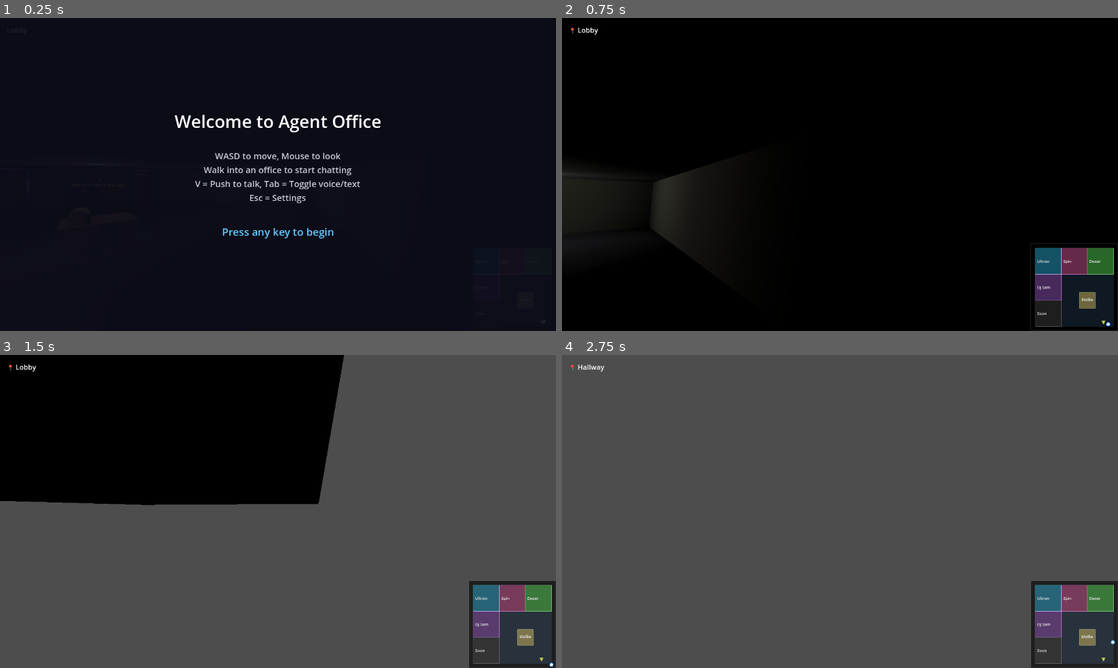
Above: before the commit, frames 1-4 (two rows, left to right).
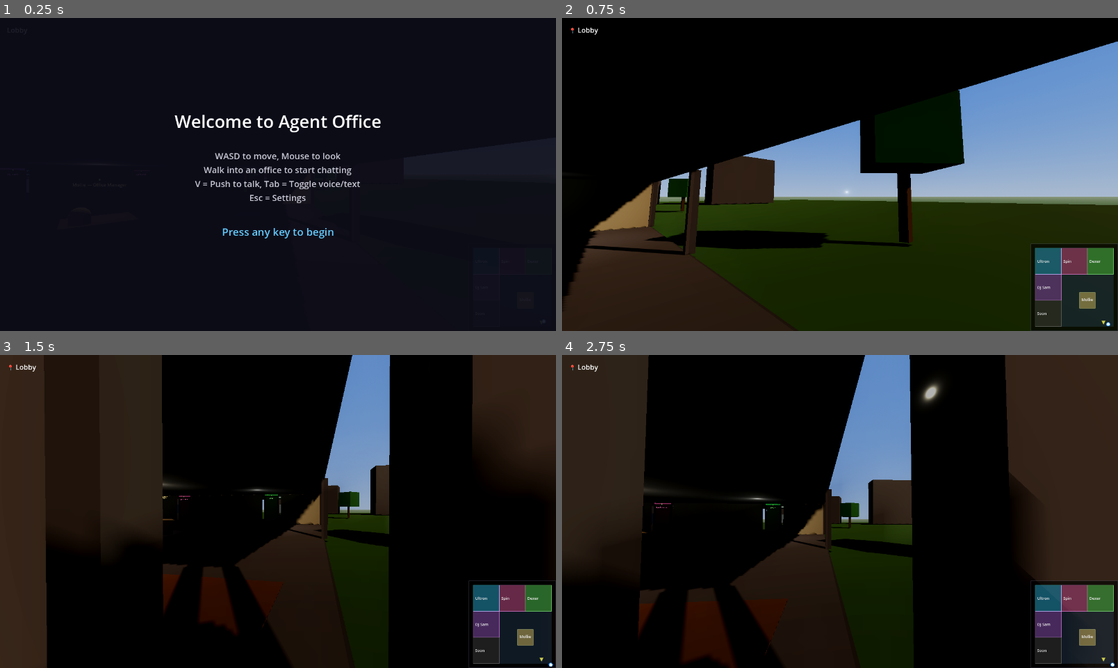
Above: after the commit, the same moments.

Repository: ultron02012026-agent/agent-office
Game: Godot game, scene res://scenes/main.tscn
Same seed, same stepped clock (60 frames per second), same inputs: the game is played once before the commit and once after it. Sound files missing from this copy of the repository are replaced by a short silence.
Inputs (mouse positions are in pixels of both pictures, inside the frame that each line leads up to):
- Up to frame 1 (0.25 s): no input
- Up to frame 2 (0.75 s): tap Enter at 0.5 s; move the mouse to (962, 158) at 0.52 s; hold D (move_right) from 0.53 s (still down); click (962, 158) at 0.67 s
- Up to frame 3 (1.5 s): move the mouse to (250, 511) at 1.27 s; release D (move_right) at 1.28 s; hold W (move_forward) from 1.28 s (still down)
- Up to frame 4 (2.75 s): keep holding W (move_forward); move the mouse to (851, 505) at 2.02 s

The runs differ from the first frame. In frame 2, 54% of the frame differs, in the area x 0-100%, y 7-100%; in frame 3, 83%; in frame 4, 96%, in the area x 0-100%, y 0-100%.

Commit message:
Add glass walls, sky environment, outdoor terrain with mountains and trees
- Exterior walls replaced with semi-transparent glass (alpha 0.15, metallic, smooth)
- Structural pillars at room dividers and corners
- WorldEnvironment with ProceduralSky (blue sky, clouds), ACES tonemap, SSAO, subtle glow
- DirectionalLight as warm sunlight (energy 1.2)
- 200x200 grass ground plane outside building
- 4 snow-capped mountain silhouettes to the north
- 4 trees near the building for depth
- Indoor lights reduced (0.3 rooms, 0.08 ambient) — sky ambient handles base illumination

Diff:
--- a/scenes/main.tscn
+++ b/scenes/main.tscn
@@ -164,6 +164,57 @@
 emission = Color(0.4, 0.3, 0.1, 1)
 emission_energy_multiplier = 0.1
 
+; --- Glass & Outdoor materials ---
+[sub_resource type="StandardMaterial3D" id="glass_mat"]
+transparency = 1
+albedo_color = Color(0.7, 0.85, 1.0, 0.15)
+metallic = 0.3
+roughness = 0.05
+
+[sub_resource type="StandardMaterial3D" id="glass_pillar_mat"]
+albedo_color = Color(0.3, 0.3, 0.35, 1)
+
+[sub_resource type="StandardMaterial3D" id="grass_mat"]
+albedo_color = Color(0.25, 0.45, 0.2, 1)
+
+[sub_resource type="StandardMaterial3D" id="mountain_mat"]
+albedo_color = Color(0.35, 0.35, 0.4, 1)
+
+[sub_resource type="StandardMaterial3D" id="mountain_snow_mat"]
+albedo_color = Color(0.85, 0.88, 0.92, 1)
+
+[sub_resource type="StandardMaterial3D" id="tree_trunk_mat"]
+albedo_color = Color(0.35, 0.25, 0.15, 1)
+
+[sub_resource type="StandardMaterial3D" id="tree_foliage_mat"]
+albedo_color = Color(0.2, 0.5, 0.2, 1)
+
+; --- Sky & Environment ---
+[sub_resource type="ProceduralSkyMaterial" id="sky_material"]
+sky_top_color = Color(0.35, 0.55, 0.9, 1)
+sky_horizon_color = Color(0.65, 0.75, 0.9, 1)
+ground_bottom_color = Color(0.25, 0.35, 0.2, 1)
+ground_horizon_color = Color(0.55, 0.6, 0.5, 1)
+
+[sub_resource type="Sky" id="sky"]
+sky_material = SubResource("sky_material")
+
+[sub_resource type="Environment" id="environment"]
+background_mode = 2
+sky = SubResource("sky")
+tonemap_mode = 3
+tonemap_white = 6.0
+ssao_enabled = true
+ssao_radius = 2.0
+ssao_intensity = 1.5
+glow_enabled = true
+glow_intensity = 0.3
+glow_bloom = 0.1
+ambient_light_source = 1
+ambient_light_color = Color(0.7, 0.75, 0.85, 1)
+ambient_light_energy = 0.4
+reflected_light_source = 1
+
 ; ===== SHAPES =====
 [sub_resource type="BoxShape3D" id="room_shape"]
 size = Vector3(9, 4, 9)
@@ -198,33 +249,42 @@
 ; =============================================================================
 [node name="Main" type="Node3D"]
 
+; ===== WORLD ENVIRONMENT =====
+[node name="WorldEnvironment" type="WorldEnvironment" parent="."]
+environment = SubResource("environment")
+
 ; ===== LIGHTING =====
+; Sunlight — warm white, angled for natural shadows
 [node name="DirectionalLight3D" type="DirectionalLight3D" parent="."]
 transform = Transform3D(0.866, -0.25, 0.433, 0, 0.866, 0.5, -0.5, -0.433, 0.75, 0, 10, 0)
+light_color = Color(1, 0.97, 0.92, 1)
+light_energy = 1.2
 shadow_enabled = true
-
+shadow_bias = 0.03
+
+; Reduced indoor lights (sky ambient handles most illumination now)
 [node name="AmbientLight" type="OmniLight3D" parent="."]
 transform = Transform3D(1, 0, 0, 0, 1, 0, 0, 0, 1, 0, 2.5, 0)
 light_color = Color(0.8, 0.8, 0.85, 1)
-light_energy = 0.15
+light_energy = 0.08
 omni_range = 30
 
 [node name="LobbyLight1" type="OmniLight3D" parent="."]
 transform = Transform3D(1, 0, 0, 0, 1, 0, 0, 0, 1, 5, 2.8, 5)
 light_color = Color(1, 0.95, 0.9, 1)
-light_energy = 0.6
+light_energy = 0.35
 omni_range = 12
 
 [node name="LobbyLight2" type="OmniLight3D" parent="."]
 transform = Transform3D(1, 0, 0, 0, 1, 0, 0, 0, 1, 5, 2.8, 12)
 light_color = Color(1, 0.95, 0.9, 1)
-light_energy = 0.5
+light_energy = 0.3
 omni_range = 10
 
 [node name="LobbyLight3" type="OmniLight3D" parent="."]
 transform = Transform3D(1, 0, 0, 0, 1, 0, 0, 0, 1, 10, 2.8, 0)
 light_color = Color(0.9, 0.9, 0.85, 1)
-light_energy = 0.4
+light_energy = 0.25
 omni_range = 8
 
 ; ===== FLOOR =====
@@ -254,42 +314,221 @@
 material = SubResource("welcome_mat_mat")
 
 ; =============================================================================
-; EXTERIOR WALLS
-; =============================================================================
-; North wall (z=-15)
-[node name="Wall_North" type="CSGBox3D" parent="."]
+; OUTDOOR ENVIRONMENT
+; =============================================================================
+; Ground plane (grass)
+[node name="OutdoorGround" type="CSGBox3D" parent="."]
+transform = Transform3D(1, 0, 0, 0, 1, 0, 0, 0, 1, 0, -0.2, 0)
+use_collision = true
+size = Vector3(200, 0.1, 200)
+material = SubResource("grass_mat")
+
+; --- Mountains (distant silhouettes, north-west) ---
+[node name="Mountain1" type="CSGBox3D" parent="."]
+transform = Transform3D(0.95, 0, 0.31, 0, 1, 0, -0.31, 0, 0.95, -40, 8, -60)
+size = Vector3(20, 16, 8)
+material = SubResource("mountain_mat")
+
+[node name="Mountain1_Snow" type="CSGBox3D" parent="."]
+transform = Transform3D(0.95, 0, 0.31, 0, 1, 0, -0.31, 0, 0.95, -40, 14, -60)
+size = Vector3(14, 4, 6)
+material = SubResource("mountain_snow_mat")
+
+[node name="Mountain2" type="CSGBox3D" parent="."]
+transform = Transform3D(1, 0, 0, 0, 1, 0, 0, 0, 1, -20, 6, -55)
+size = Vector3(15, 12, 6)
+material = SubResource("mountain_mat")
+
+[node name="Mountain2_Snow" type="CSGBox3D" parent="."]
+transform = Transform3D(1, 0, 0, 0, 1, 0, 0, 0, 1, -20, 11, -55)
+size = Vector3(10, 3, 5)
+material = SubResource("mountain_snow_mat")
+
+[node name="Mountain3" type="CSGBox3D" parent="."]
+transform = Transform3D(0.98, 0, -0.2, 0, 1, 0, 0.2, 0, 0.98, 10, 5, -65)
+size = Vector3(25, 10, 7)
+material = SubResource("mountain_mat")
+
+[node name="Mountain3_Snow" type="CSGBox3D" parent="."]
+transform = Transform3D(0.98, 0, -0.2, 0, 1, 0, 0.2, 0, 0.98, 10, 9, -65)
+size = Vector3(18, 3, 5)
+material = SubResource("mountain_snow_mat")
+
+[node name="Mountain4" type="CSGBox3D" parent="."]
+transform = Transform3D(1, 0, 0, 0, 1, 0, 0, 0, 1, 40, 7, -50)
+size = Vector3(18, 14, 6)
+material = SubResource("mountain_mat")
+
+[node name="Mountain4_Snow" type="CSGBox3D" parent="."]
+transform = Transform3D(1, 0, 0, 0, 1, 0, 0, 0, 1, 40, 12, -50)
+size = Vector3(12, 4, 5)
+material = SubResource("mountain_snow_mat")
+
+; --- Trees (a few near the building) ---
+[node name="Tree1_Trunk" type="CSGBox3D" parent="."]
+transform = Transform3D(1, 0, 0, 0, 1, 0, 0, 0, 1, -22, 1.5, -20)
+size = Vector3(0.4, 3, 0.4)
+material = SubResource("tree_trunk_mat")
+
+[node name="Tree1_Foliage" type="CSGBox3D" parent="."]
+transform = Transform3D(0.707, 0, 0.707, 0, 1, 0, -0.707, 0, 0.707, -22, 4, -20)
+size = Vector3(3, 3, 3)
+material = SubResource("tree_foliage_mat")
+
+[node name="Tree2_Trunk" type="CSGBox3D" parent="."]
+transform = Transform3D(1, 0, 0, 0, 1, 0, 0, 0, 1, 20, 1.2, -22)
+size = Vector3(0.35, 2.4, 0.35)
+material = SubResource("tree_trunk_mat")
+
+[node name="Tree2_Foliage" type="CSGBox3D" parent="."]
+transform = Transform3D(0.707, 0, 0.707, 0, 1, 0, -0.707, 0, 0.707, 20, 3.2, -22)
+size = Vector3(2.5, 2.5, 2.5)
+material = SubResource("tree_foliage_mat")
+
+[node name="Tree3_Trunk" type="CSGBox3D" parent="."]
+transform = Transform3D(1, 0, 0, 0, 1, 0, 0, 0, 1, 22, 1.8, 10)
+size = Vector3(0.45, 3.6, 0.45)
+material = SubResource("tree_trunk_mat")
+
+[node name="Tree3_Foliage" type="CSGBox3D" parent="."]
+transform = Transform3D(0.707, 0, 0.707, 0, 1, 0, -0.707, 0, 0.707, 22, 4.8, 10)
+size = Vector3(3.5, 3, 3.5)
+material = SubResource("tree_foliage_mat")
+
+[node name="Tree4_Trunk" type="CSGBox3D" parent="."]
+transform = Transform3D(1, 0, 0, 0, 1, 0, 0, 0, 1, -20, 1.0, 18)
+size = Vector3(0.3, 2.0, 0.3)
+material = SubResource("tree_trunk_mat")
+
+[node name="Tree4_Foliage" type="CSGBox3D" parent="."]
+transform = Transform3D(0.707, 0, 0.707, 0, 1, 0, -0.707, 0, 0.707, -20, 3.0, 18)
+size = Vector3(2, 2, 2)
+material = SubResource("tree_foliage_mat")
+
+; =============================================================================
+; EXTERIOR WALLS — GLASS WITH STRUCTURAL PILLARS
+; =============================================================================
+; --- North wall (z=-15): glass panels between pillars ---
+[node name="Wall_North_Glass" type="CSGBox3D" parent="."]
 transform = Transform3D(1, 0, 0, 0, 1, 0, 0, 0, 1, 0, 1.5, -15)
 use_collision = true
-size = Vector3(30, 3, 0.2)
-material = SubResource("wall_mat")
-
-; South wall (z=15) — left segment (with entrance gap at x=10 to 14)
-[node name="Wall_South_L" type="CSGBox3D" parent="."]
+size = Vector3(30, 3, 0.1)
+material = SubResource("glass_mat")
+
+; North wall pillars (every 10 units at room dividers + corners)
+[node name="Pillar_N1" type="CSGBox3D" parent="."]
+transform = Transform3D(1, 0, 0, 0, 1, 0, 0, 0, 1, -15, 1.5, -15)
+use_collision = true
+size = Vector3(0.3, 3, 0.3)
+material = SubResource("glass_pillar_mat")
+
+[node name="Pillar_N2" type="CSGBox3D" parent="."]
+transform = Transform3D(1, 0, 0, 0, 1, 0, 0, 0, 1, -5, 1.5, -15)
+use_collision = true
+size = Vector3(0.3, 3, 0.3)
+material = SubResource("glass_pillar_mat")
+
+[node name="Pillar_N3" type="CSGBox3D" parent="."]
+transform = Transform3D(1, 0, 0, 0, 1, 0, 0, 0, 1, 5, 1.5, -15)
+use_collision = true
+size = Vector3(0.3, 3, 0.3)
+material = SubResource("glass_pillar_mat")
+
+[node name="Pillar_N4" type="CSGBox3D" parent="."]
+transform = Transform3D(1, 0, 0, 0, 1, 0, 0, 0, 1, 15, 1.5, -15)
+use_collision = true
+size = Vector3(0.3, 3, 0.3)
+material = SubResource("glass_pillar_mat")
+
+; --- South wall (z=15): glass with entrance gap (x=10 to 14) ---
+[node name="Wall_South_Glass_L" type="CSGBox3D" parent="."]
 transform = Transform3D(1, 0, 0, 0, 1, 0, 0, 0, 1, -2.5, 1.5, 15)
 use_collision = true
-size = Vector3(25, 3, 0.2)
-material = SubResource("wall_mat")
-
-; South wall — right segment (past entrance)
-[node name="Wall_South_R" type="CSGBox3D" parent="."]
+size = Vector3(25, 3, 0.1)
+material = SubResource("glass_mat")
+
+[node name="Wall_South_Glass_R" type="CSGBox3D" parent="."]
 transform = Transform3D(1, 0, 0, 0, 1, 0, 0, 0, 1, 14.5, 1.5, 15)
 use_collision = true
-size = Vector3(1, 3, 0.2)
-material = SubResource("wall_mat")
-
-; West wall (x=-15)
-[node name="Wall_West" type="CSGBox3D" parent="."]
+size = Vector3(1, 3, 0.1)
+material = SubResource("glass_mat")
+
+; South wall pillars
+[node name="Pillar_S1" type="CSGBox3D" parent="."]
+transform = Transform3D(1, 0, 0, 0, 1, 0, 0, 0, 1, -15, 1.5, 15)
+use_collision = true
+size = Vector3(0.3, 3, 0.3)
+material = SubResource("glass_pillar_mat")
+
+[node name="Pillar_S2" type="CSGBox3D" parent="."]
+transform = Transform3D(1, 0, 0, 0, 1, 0, 0, 0, 1, -5, 1.5, 15)
+use_collision = true
+size = Vector3(0.3, 3, 0.3)
+material = SubResource("glass_pillar_mat")
+
+[node name="Pillar_S3" type="CSGBox3D" parent="."]
+transform = Transform3D(1, 0, 0, 0, 1, 0, 0, 0, 1, 5, 1.5, 15)
+use_collision = true
+size = Vector3(0.3, 3, 0.3)
+material = SubResource("glass_pillar_mat")
+
+[node name="Pillar_S4" type="CSGBox3D" parent="."]
+transform = Transform3D(1, 0, 0, 0, 1, 0, 0, 0, 1, 10, 1.5, 15)
+use_collision = true
+size = Vector3(0.3, 3, 0.3)
+material = SubResource("glass_pillar_mat")
+
+[node name="Pillar_S5" type="CSGBox3D" parent="."]
+transform = Transform3D(1, 0, 0, 0, 1, 0, 0, 0, 1, 14, 1.5, 15)
+use_collision = true
+size = Vector3(0.3, 3, 0.3)
+material = SubResource("glass_pillar_mat")
+
+[node name="Pillar_S6" type="CSGBox3D" parent="."]
+transform = Transform3D(1, 0, 0, 0, 1, 0, 0, 0, 1, 15, 1.5, 15)
+use_collision = true
+size = Vector3(0.3, 3, 0.3)
+material = SubResource("glass_pillar_mat")
+
+; --- West wall (x=-15): glass panels ---
+[node name="Wall_West_Glass" type="CSGBox3D" parent="."]
 transform = Transform3D(1, 0, 0, 0, 1, 0, 0, 0, 1, -15, 1.5, 0)
 use_collision = true
-size = Vector3(0.2, 3, 30)
-material = SubResource("wall_mat")
-
-; East wall (x=15)
-[node name="Wall_East" type="CSGBox3D" parent="."]
+size = Vector3(0.1, 3, 30)
+material = SubResource("glass_mat")
+
+; West wall pillars
+[node name="Pillar_W1" type="CSGBox3D" parent="."]
+transform = Transform3D(1, 0, 0, 0, 1, 0, 0, 0, 1, -15, 1.5, -5)
+use_collision = true
+size = Vector3(0.3, 3, 0.3)
+material = SubResource("glass_pillar_mat")
+
+[node name="Pillar_W2" type="CSGBox3D" parent="."]
+transform = Transform3D(1, 0, 0, 0, 1, 0, 0, 0, 1, -15, 1.5, 5)
+use_collision = true
+size = Vector3(0.3, 3, 0.3)
+material = SubResource("glass_pillar_mat")
+
+; --- East wall (x=15): glass panels ---
+[node name="Wall_East_Glass" type="CSGBox3D" parent="."]
 transform = Transform3D(1, 0, 0, 0, 1, 0, 0, 0, 1, 15, 1.5, 0)
 use_collision = true
-size = Vector3(0.2, 3, 30)
-material = SubResource("wall_mat")
+size = Vector3(0.1, 3, 30)
+material = SubResource("glass_mat")
+
+; East wall pillars
+[node name="Pillar_E1" type="CSGBox3D" parent="."]
+transform = Transform3D(1, 0, 0, 0, 1, 0, 0, 0, 1, 15, 1.5, -5)
+use_collision = true
+size = Vector3(0.3, 3, 0.3)
+material = SubResource("glass_pillar_mat")
+
+[node name="Pillar_E2" type="CSGBox3D" parent="."]
+transform = Transform3D(1, 0, 0, 0, 1, 0, 0, 0, 1, 15, 1.5, 5)
+use_collision = true
+size = Vector3(0.3, 3, 0.3)
+material = SubResource("glass_pillar_mat")
 
 ; =============================================================================
 ; INTERNAL WALLS — TOP ROW DIVIDERS
@@ -442,7 +681,7 @@
 [node name="Room1_Light" type="OmniLight3D" parent="."]
 transform = Transform3D(1, 0, 0, 0, 1, 0, 0, 0, 1, -10, 2.8, -10)
 light_color = Color(0.8, 0.85, 1, 1)
-light_energy = 0.5
+light_energy = 0.3
 omni_range = 8
 
 [node name="Room1_Area" type="Area3D" parent="."]
@@ -521,7 +760,7 @@
 [node name="Room2_Light" type="OmniLight3D" parent="."]
 transform = Transform3D(1, 0, 0, 0, 1, 0, 0, 0, 1, 0, 2.8, -10)
 light_color = Color(1, 0.85, 0.9, 1)
-light_energy = 0.5
+light_energy = 0.3
 omni_range = 8
 
 [node name="Room2_Area" type="Area3D" parent="."]
@@ -614,7 +853,7 @@
 [node name="Room3_Light" type="OmniLight3D" parent="."]
 transform = Transform3D(1, 0, 0, 0, 1, 0, 0, 0, 1, 10, 2.8, -10)
 light_color = Color(0.85, 1, 0.85, 1)
-light_energy = 0.5
+light_energy = 0.3
 omni_range = 8
 
 [node name="Room3_Area" type="Area3D" parent="."]
@@ -719,7 +958,7 @@
 [node name="Room4_Light" type="OmniLight3D" parent="."]
 transform = Transform3D(1, 0, 0, 0, 1, 0, 0, 0, 1, -10, 2.8, 0)
 light_color = Color(0.8, 0.7, 1, 1)
-light_energy = 0.5
+light_energy = 0.3
 omni_range = 8
 
 [node name="Room4_Area" type="Area3D" parent="."]
@@ -776,7 +1015,7 @@
 [node name="Mollie_Light" type="OmniLight3D" parent="."]
 transform = Transform3D(1, 0, 0, 0, 1, 0, 0, 0, 1, 5, 2.8, 5)
 light_color = Color(1, 0.95, 0.85, 1)
-light_energy = 0.4
+light_energy = 0.25
 omni_range = 6
 
 [node name="Mollie_Area" type="Area3D" parent="."]
Not shown: 1 places in scenes/main.tscn that only renumber resources
